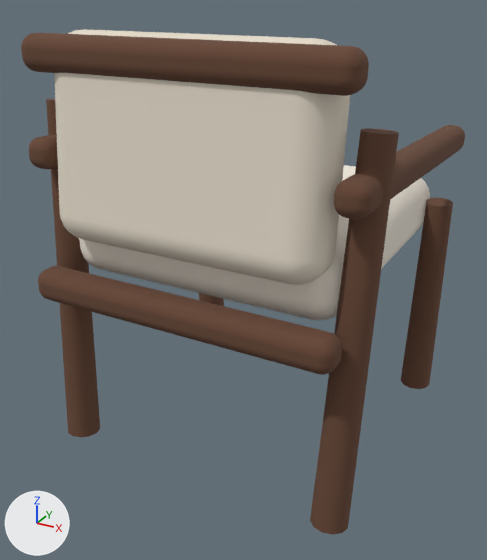
The glTF model public/assets/hero-room/ikea-ekenaset.glb, before and after one commit.
One viewpoint serves both versions: a 50 mm lens placed at (0.584, -1.136, 0.863), pointed at (-0.01, -0.056, 0.323). The lights are fixed; the arrows at lower left show +X, +Y and +Z. The picture after the commit comes second. Vertices at exactly the same position are counted once.

Names of what the first picture shows: 'cream', 'primary', 'wood', 'wood.001', 'wood.002', 'wood.003', 'wood.004', 'wood.005', 'wood.006', 'wood.007'.
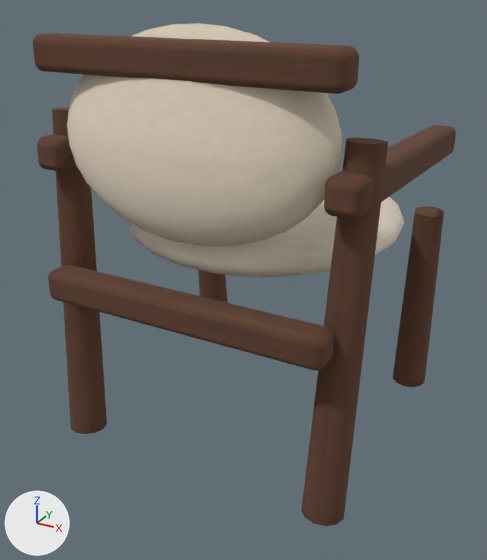
Edits to the bpy script that builds the scene:
```text
Change me_cream:
    used by ob_cream; location = (0.0, 0.02, 0.43); scale = (0.285, 0.285, 0.285)
    remove me_cream.from_pydata(...)  # 728 vertices, 1452 faces; spans x -0.93..0.93, y -1.0..1.0, z -0.23..0.23
    add me_cream.from_pydata(...)  # 332 vertices, 660 faces; spans x -0.97..0.97, y -1.0..1.0, z -0.25..0.25
    me_cream part 1: 728 vertices removed from x -0.93..0.93, y -1.0..1.0, z -0.23..0.23; 332 vertices added at x -0.97..0.97, y -1.0..1.0, z -0.25..0.25, forming a UV sphere (22 segments, 16 rings, poles along z)
Change me_primary:
    used by ob_primary; location = (0.0, -0.25, 0.62); rotation_euler = (-0.1, 0.0, 0.0), in degrees (-5.7, 0, 0); scale = (0.25, 0.25, 0.25)
    remove me_primary.from_pydata(...)  # 728 vertices, 1452 faces; spans x -1.0..1.0, y -0.24..0.24, z -0.7..0.7
    add me_primary.from_pydata(...)  # 332 vertices, 660 faces; spans x -1.0..1.0, y -0.32..0.32, z -0.68..0.68
    me_primary part 2: 728 vertices removed from x -1.0..1.0, y -0.24..0.24, z -0.7..0.7; 332 vertices added at x -1.0..1.0, y -0.32..0.32, z -0.68..0.68, forming a UV sphere (22 segments, 16 rings, poles along z)
Change me_wood:
    used by ob_wood; location = (-0.285, -0.24, 0.34); rotation_euler = (-0.08, -0.0256, 0.00205), in degrees (-4.6, -1.5, 0.1); scale = (0.335, 0.335, 0.335)
    remove me_wood.from_pydata(...)  # 26 vertices, 48 faces; spans x -0.1..0.1, y -0.1..0.1, z -1.0..1.0
    add me_wood.from_pydata(...)  # 26 vertices, 48 faces; spans x -0.12..0.12, y -0.12..0.12, z -1.0..1.0
    me_wood part 3: the whole mesh is scaled about its middle by (1.17, 1.17, 1)
Change me_wood_002:
    used by ob_wood_002; location = (-0.285, 0.01, 0.58); rotation_euler = (-0.04, 0.0, 0.0), in degrees (-2.3, 0, 0); scale = (0.31, 0.31, 0.31)
    remove me_wood_002.from_pydata(...)  # 728 vertices, 1452 faces; spans x -0.09..0.09, y -1.0..1.0, z -0.09..0.09
    add me_wood_002.from_pydata(...)  # 488 vertices, 972 faces; spans x -0.1..0.1, y -1.0..1.0, z -0.1..0.1
    me_wood_002 part 4: 728 vertices removed from x -0.09..0.09, y -1.0..1.0, z -0.09..0.09; 488 vertices added at x -0.1..0.1, y -1.0..1.0, z -0.1..0.1
Change me_wood_003:
    used by ob_wood_006; location = (0.0, -0.28, 0.76); scale = (0.29, 0.29, 0.29)
    remove me_wood_003.from_pydata(...)  # 728 vertices, 1452 faces; spans x -1.0..1.0, y -0.1..0.1, z -0.1..0.1
    add me_wood_003.from_pydata(...)  # 488 vertices, 972 faces; spans x -1.0..1.0, y -0.11..0.11, z -0.11..0.11
    me_wood_003 part 5: 728 vertices removed from x -1.0..1.0, y -0.1..0.1, z -0.1..0.1; 488 vertices added at x -1.0..1.0, y -0.11..0.11, z -0.11..0.11
Change ob_cream:
    ob_cream.location: (0.0, 0.02, 0.43) -> (0.0, 0.02, 0.44)
    ob_cream.scale: (0.285, 0.285, 0.285) -> (0.277, 0.277, 0.277)
Change ob_primary:
    ob_primary.location: (0.0, -0.25, 0.62) -> (0.0, -0.24, 0.64)
    ob_primary.rotation_euler: (-0.1, 0.0, 0.0) -> (-0.16, 0.0, 0.0)  # degrees (-5.7, 0, 0) -> degrees (-9.2, 0, 0)
Change ob_wood:
    ob_wood.location: (-0.285, -0.24, 0.34) -> (-0.27, -0.24, 0.34)
    ob_wood.scale: (0.335, 0.335, 0.335) -> (0.32, 0.32, 0.32)
Change ob_wood_001:
    ob_wood_001.location: (-0.285, 0.25, 0.225) -> (-0.27, 0.24, 0.22)
Change ob_wood_002:
    ob_wood_002.location: (-0.285, 0.01, 0.58) -> (-0.27, 0.0, 0.58)
    ob_wood_002.scale: (0.31, 0.31, 0.31) -> (0.29, 0.29, 0.29)
Change ob_wood_003:
    ob_wood_003.location: (0.285, -0.24, 0.34) -> (0.27, -0.24, 0.34)
    ob_wood_003.rotation_euler: (-0.08, 0.0256, -0.00205) -> (-0.08, 0.0215, -0.00173)  # degrees (-4.6, 1.5, -0.1) -> degrees (-4.6, 1.2, -0.1)
    ob_wood_003.scale: (0.335, 0.335, 0.335) -> (0.32, 0.32, 0.32)
Change ob_wood_004:
    ob_wood_004.location: (0.285, 0.25, 0.225) -> (0.27, 0.24, 0.22)
    ob_wood_004.scale: (0.225, 0.225, 0.225) -> (0.21, 0.21, 0.21)
Change ob_wood_005:
    ob_wood_005.location: (0.285, 0.01, 0.58) -> (0.27, 0.0, 0.58)
    ob_wood_005.scale: (0.31, 0.31, 0.31) -> (0.29, 0.29, 0.29)
Change ob_wood_006:
    ob_wood_006.location: (0.0, -0.28, 0.76) -> (0.0, -0.27, 0.76)
    ob_wood_006.scale: (0.29, 0.29, 0.29) -> (0.271, 0.271, 0.271)
Change ob_wood_007:
    ob_wood_007.location: (0.0, -0.31, 0.36) -> (0.0, -0.3, 0.36)
    ob_wood_007.scale: (0.29, 0.29, 0.29) -> (0.271, 0.271, 0.271)
```

Pixel boxes (x1, y1, x2, y2) of what changed, in the pictures (487 x 560 px; the box of a moved part takes in the faces that stretch with it):
'primary', reshaped, moved, turned: before (54, 29, 350, 285); after (67, 23, 342, 246)
'wood.003', moved, turned, rescaled: before (310, 128, 399, 535); after (301, 138, 388, 526)
'cream', reshaped, moved, rescaled: before (79, 165, 430, 321); after (129, 197, 404, 278)
'wood.006', reshaped, moved, rescaled (6% narrower): before (21, 33, 369, 96); after (32, 33, 359, 94)
'wood.007', reshaped, moved, rescaled: before (38, 266, 342, 375); after (48, 265, 334, 370)
'wood', moved, rescaled: before (46, 99, 100, 437); after (52, 107, 107, 434)
'wood.004', moved, rescaled: before (401, 198, 453, 389); after (393, 206, 444, 387)
'wood.005', reshaped, moved, rescaled: before (334, 125, 465, 220); after (324, 125, 456, 219)
'wood.002', reshaped, moved, rescaled: before (29, 134, 58, 169); after (37, 134, 77, 171)
'wood.001', moved (mostly hidden before): before (199, 293, 224, 306); after (198, 270, 228, 303)
part 3 of me_wood, moved or reshaped: before (46, 99, 399, 535); after (52, 107, 388, 526)
part 4 of me_wood_002, moved or reshaped: before (29, 125, 465, 219); after (37, 125, 456, 219)
part 5 of me_wood_003, moved or reshaped: before (21, 33, 369, 375); after (32, 33, 359, 370)
